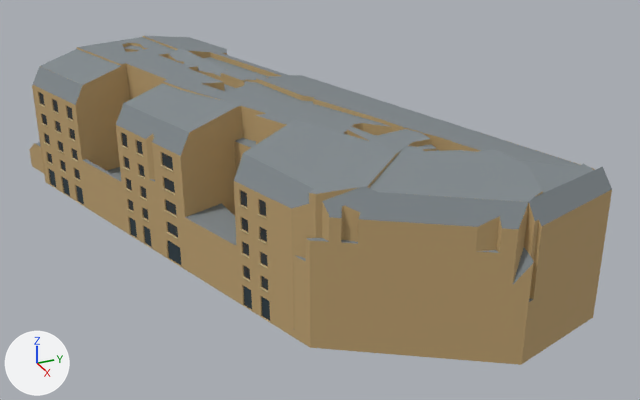
Two versions of the glTF model public/canal-drive/models/ordinary-buildings/recipe-large-spinozastraat-51-243487.glb, one commit apart.
Rendered twice from a camera (50 mm lens) standing at (118.9, -39.7, 58.2) and looking at (12.5, 8.2, 5.0). The axes (+X, +Y, +Z) are drawn at lower left. The lights are the same throughout. The first picture is the older version. Vertices at exactly the same position are counted once.

In view in the first picture: 'spinozastraat-51-243487'.
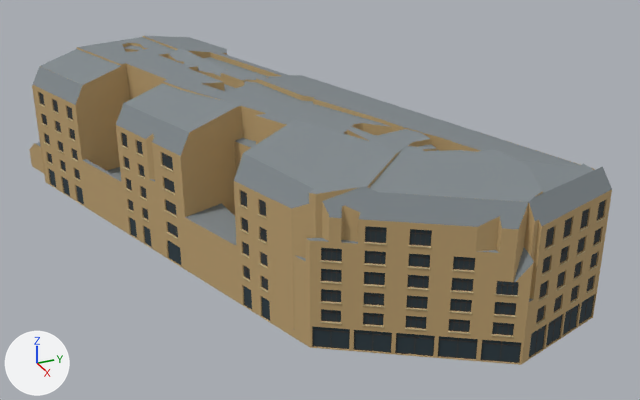
Where the change shows, as pixel boxes [x1, y1, x2, y2] in the pictures (640 x 400 px):
```json
{"part": 1, "of": "me_spinozastraat_51_243487", "change": "cut back", "before": [340, 219, 533, 365], "after": [310, 190, 612, 365]}
```

Edits to the scene script, one JSON object a line:
```json
{"op": "add", "block": "mat_8a7a6a_stone", "code": ["mat_8a7a6a_stone = principled_material('8a7a6a_stone')", "mat_8a7a6a_stone.base_color = (0.254, 0.195, 0.144)  # brown #8a7a6a", "mat_8a7a6a_stone.roughness = 0.9"]}
{"op": "add", "block": "mat_352e2a_brick", "code": ["mat_352e2a_brick = principled_material('352e2a_brick')", "mat_352e2a_brick.base_color = (0.0356, 0.0273, 0.0232)  # dark grey #352e2a", "mat_352e2a_brick.roughness = 0.9"]}
{"op": "add", "block": "mat_534943_brick_measured", "code": ["mat_534943_brick_measured = principled_material('534943_brick_measured')", "mat_534943_brick_measured.base_color = (0.0865, 0.0666, 0.0561)  # brown #534943", "mat_534943_brick_measured.roughness = 0.9"]}
{"block": "me_spinozastraat_51_243487", "where": "# used by ob_spinozastraat_51_243487; location = (0.0, 0.0, 0.0)"}
{"op": "remove", "block": "me_spinozastraat_51_243487", "code": "me_spinozastraat_51_243487.from_pydata(...)  # 5881 vertices, 8131 faces; spans x -39.7..52.4, y -26.8..29.0, z 0.0..21.8"}
{"op": "add", "block": "me_spinozastraat_51_243487", "code": "me_spinozastraat_51_243487.from_pydata(...)  # 8497 vertices, 11605 faces; spans x -39.7..52.4, y -26.8..29.0, z 0.0..21.8"}
{"block": "me_spinozastraat_51_243487", "change": "me_spinozastraat_51_243487 part 1: 5 vertices removed from x 42.4..51.4, y -0.7..13.5, z 0.0; 2118 vertices added at x 39.5..52.2, y -5.0..28.8, z 0.0..16.2"}
{"block": "me_spinozastraat_51_243487", "change": "other edits to the shape of me_spinozastraat_51_243487 do not show in these pictures"}
{"op": "add", "block": "me_spinozastraat_51_243487", "code": "me_spinozastraat_51_243487.materials.append(mat_8a7a6a_stone)  # brown #8a7a6a"}
{"op": "add", "block": "me_spinozastraat_51_243487", "code": "me_spinozastraat_51_243487.materials.append(mat_534943_brick_measured)  # brown #534943"}
{"op": "add", "block": "me_spinozastraat_51_243487", "code": "me_spinozastraat_51_243487.materials.append(mat_352e2a_brick)  # dark grey #352e2a"}
```
